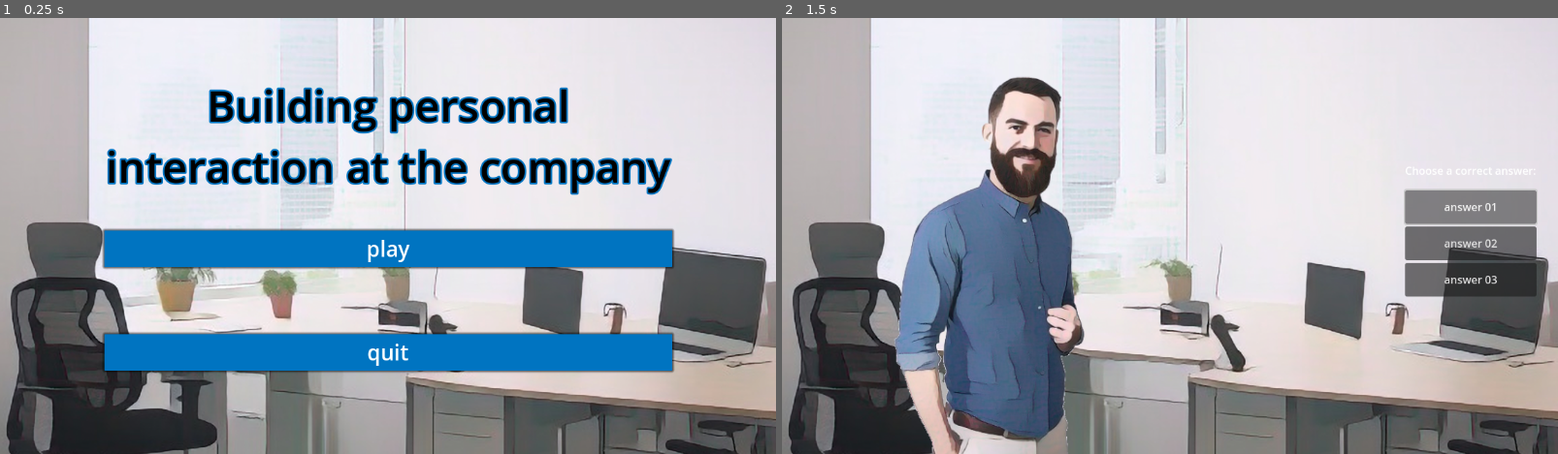
Above: before the commit, frames 1-2 (left to right).
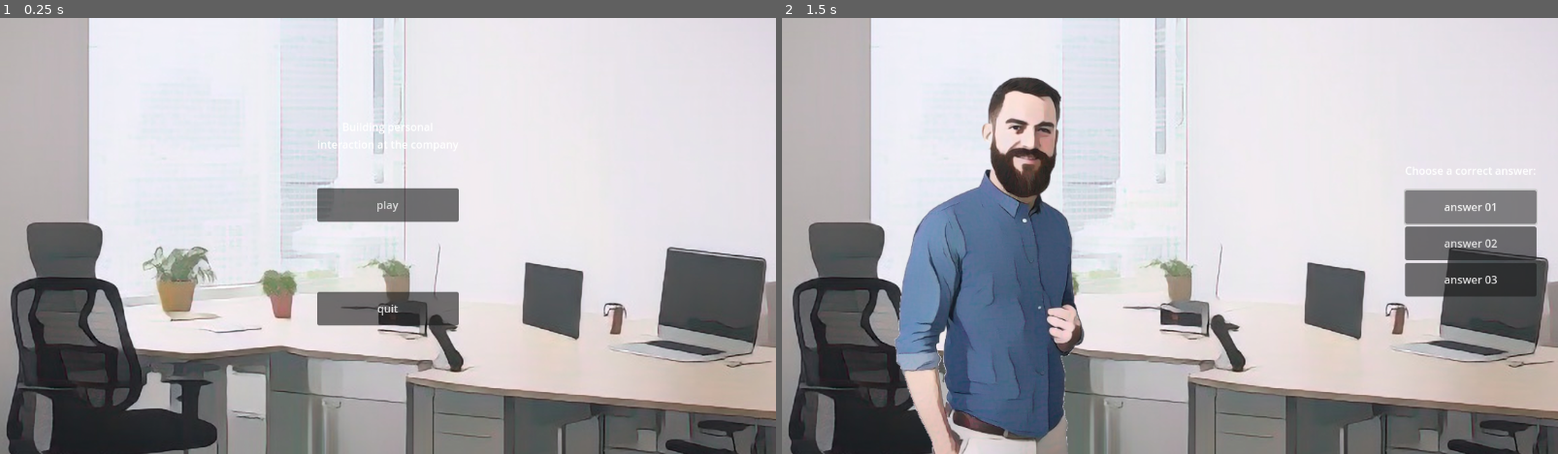
Above: after the commit, the same moments.

Repository: archibald-carrion/Conversational-english-serious-game
Game: Godot game, scene res://scenes/main_menu.tscn
Same seed, same stepped clock (60 frames per second), same inputs: the game is played once before the commit and once after it.
Inputs:
- Up to frame 1 (0.25 s): no input
- Up to frame 2 (1.5 s): click "play" at 0.5 s; click "answer 01" at 1.25 s

The runs differ from the first frame. In frame 1, 22% of the frame differs, in the area x 13-87%, y 15-82%; in frame 2, nothing differs.

Commit message:
fix in project convention, script moved to the scripts folder

Diff:
--- a/Conversational-english-serious-game/scenes/first_level.tscn
+++ b/Conversational-english-serious-game/scenes/first_level.tscn
@@ -1,7 +1,7 @@
 [gd_scene load_steps=4 format=3 uid="uid://dwi7nig2icwo2"]
 
 [ext_resource type="Texture2D" uid="uid://do88killt2mb7" path="res://assets/sprites/background.png" id="1_2ie7x"]
-[ext_resource type="Script" path="res://scenes/first_level.gd" id="1_v3018"]
+[ext_resource type="Script" path="res://scripts/first_level.gd" id="1_v3018"]
 [ext_resource type="Texture2D" uid="uid://ctc42tjv3nhid" path="res://assets/sprites/john.png" id="3_cl3pf"]
 
 [node name="FirstLevel" type="Node2D"]
--- a/Conversational-english-serious-game/scenes/main_menu.tscn
+++ b/Conversational-english-serious-game/scenes/main_menu.tscn
@@ -1,29 +1,8 @@
-[gd_scene load_steps=5 format=3 uid="uid://p3jkt0wtqkwr"]
+[gd_scene load_steps=4 format=3 uid="uid://p3jkt0wtqkwr"]
 
-[ext_resource type="Script" path="res://scenes/main_menu.gd" id="1_bb0db"]
+[ext_resource type="Script" path="res://scripts/main_menu.gd" id="1_bb0db"]
 [ext_resource type="Texture2D" uid="uid://do88killt2mb7" path="res://assets/sprites/background.png" id="2_156g2"]
-
-[sub_resource type="StyleBoxFlat" id="StyleBoxFlat_00dx4"]
-bg_color = Color(0, 0.454902, 0.756863, 1)
-border_color = Color(1, 1, 1, 1)
-corner_radius_top_left = 1
-corner_radius_top_right = 1
-corner_radius_bottom_right = 1
-corner_radius_bottom_left = 1
-expand_margin_left = 2.0
-expand_margin_top = 2.0
-expand_margin_right = 2.0
-expand_margin_bottom = 2.0
-shadow_size = 4
-
-[sub_resource type="Theme" id="Theme_ica41"]
-Button/colors/font_color = Color(1, 1, 1, 1)
-Button/font_sizes/font_size = 32
-Button/styles/normal = SubResource("StyleBoxFlat_00dx4")
-Label/colors/font_color = Color(0, 0, 0, 1)
-Label/colors/font_outline_color = Color(0, 0.454902, 0.756863, 1)
-Label/constants/outline_size = 10
-Label/font_sizes/font_size = 64
+[ext_resource type="Theme" uid="uid://beqbc2rrm4rwi" path="res://themes/theme_01.theme" id="3_5ydo8"]
 
 [node name="Node2D" type="Node2D"]
 script = ExtResource("1_bb0db")
@@ -62,7 +41,7 @@
 grow_vertical = 2
 size_flags_horizontal = 3
 size_flags_vertical = 3
-theme = SubResource("Theme_ica41")
+theme = ExtResource("3_5ydo8")
 alignment = 1
 
 [node name="MarginContainer3" type="MarginContainer" parent="CanvasLayer/VBoxContainer"]
--- a/Conversational-english-serious-game/scenes/main_menu.gd
+++ b/Conversational-english-serious-game/scripts/main_menu.gd
@@ -10,9 +10,6 @@
 func _process(delta):
 	pass
 
-
-
-
 func _on_play_pressed():
 	get_tree().change_scene_to_file("res://scenes/first_level.tscn")
 
Renamed: Conversational-english-serious-game/scenes/first_level.gd -> Conversational-english-serious-game/scripts/first_level.gd
